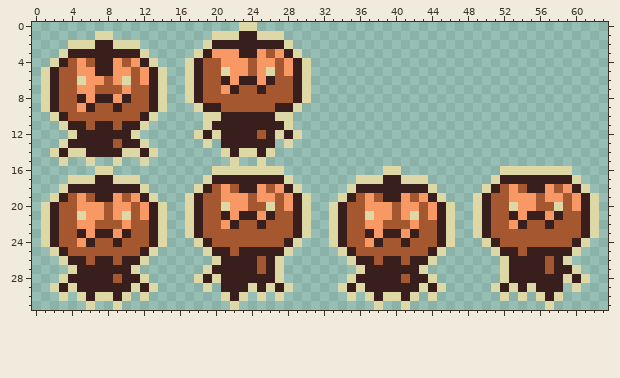
Pixel-art sprite, stored at assets/player.gif. Above: the version before the commit.
The file is 64x32 pixels.
After the commit:
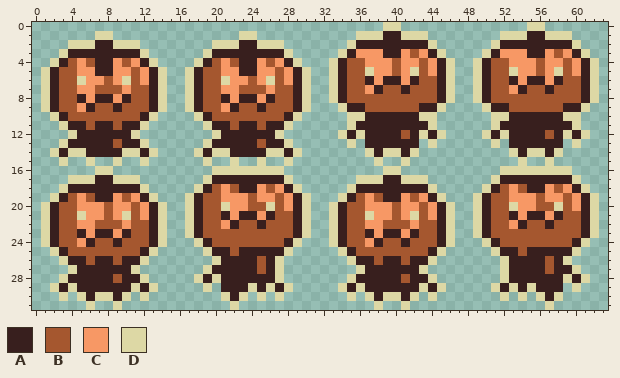
Palette (. is transparent): A #381f1e  B #a5572f  C #f79865  D #ddd8a5
Log entry: double up idle animation
The edit:
y 0: x 23..24 DD -> ..; x 39..40 .. -> DD; x 55..56 .. -> DD
y 1: x 20..27 DDDAADDD -> ...DD...; x 36..43 ........ -> DDDAADDD; x 52..59 ........ -> DDDAADDD
y 2: x 19..22 DAAA -> .DDD; x 25..28 AAAD -> DDD.; x 35..44 .......... -> DAAAAAAAAD; x 51..60 .......... -> DAAAAAAAAD
y 3: x 18..22 DACCC -> .DAAA; x 25..29 CBCAD -> AAAD.; x 34..45 ............ -> DACCCAACBCAD; x 50..61 ............ -> DACCCAACBCAD
y 4: x 17..19 DAB -> .DA; x 22..24 CCB -> BAA; x 26..30 CBCAD -> BCAD.; x 33..46 .............. -> DABBCCCBCCBCAD; x 49..62 .............. -> DABBCCCBCCBCAD
y 5: x 21 D -> C; x 23..24 CB -> AA; x 26 D -> C; x 33..46 .............. -> DABBDCCBCDBCAD; x 49..62 .............. -> DABBDCCBCDBCAD
y 6: x 21 A -> D; x 23..24 AA -> CB; x 26 A -> D; x 28 B -> C; x 33..46 .............. -> DABBACAACABBAD; x 49..62 .............. -> DABBACAACABBAD
y 7: x 22 A -> C; x 25..26 AB -> BC; x 33..46 .............. -> DABBCABBABBBAD; x 49..62 .............. -> DABBCABBABBBAD
y 8: x 21..26 BBBBBB -> ACAACA; x 33..46 .............. -> DABBBBBBBBBBAD; x 49..62 .............. -> DABBBBBBBBBBAD
y 9: x 17..22 .DAABB -> DABBCA; x 25 B -> A; x 27..30 AAD. -> BBAD; x 34..45 ............ -> DAABBBBBBAAD; x 50..61 ............ -> DAABBBBBBAAD
y 10: x 18..29 .DDAAAAAADD. -> DABBBBBBBBAD; x 35..44 .......... -> DDAAAAAADD; x 51..60 .......... -> DDAAAAAADD
y 11: x 22 A -> B; x 25 A -> B; x 35..44 .......... -> DAAAAAAAAD; x 51..60 .......... -> DAAAAAAAAD
y 12: x 18..19 DA -> ..; x 25 B -> A; x 28..29 AD -> ..; x 34..45 ............ -> DADAAAABADAD; x 50..61 ............ -> DADAAAABADAD
y 13: x 20 . -> A; x 25 A -> B; x 27 . -> A; x 35 . -> D; x 37..42 ...... -> AAAAAA; x 44 . -> D; x 51 . -> D; x 53..58 ...... -> AAAAAA; x 60 . -> D
y 14: x 18..20 ... -> DAD; x 23..24 DD -> AA; x 27..29 ... -> DAD; x 37..42 ...... -> DADDAD; x 53..58 ...... -> DADDAD
y 15: x 19 . -> D; x 28 . -> D; x 38 . -> D; x 41 . -> D; x 54 . -> D; x 57 . -> D
Changed places in both pictures, as pixel boxes (x1, y1, x2, y2):
changed: (185, 22, 599, 166)
